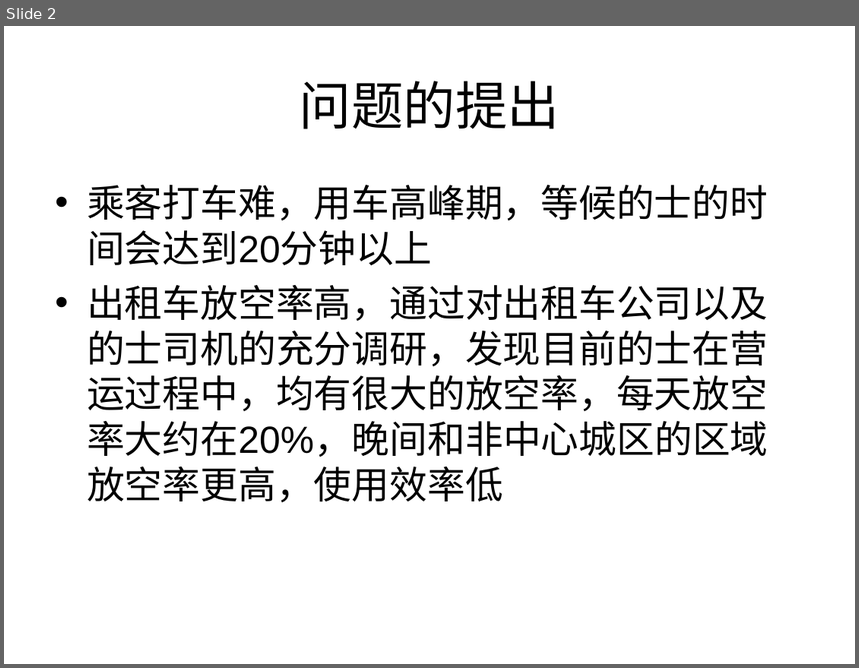
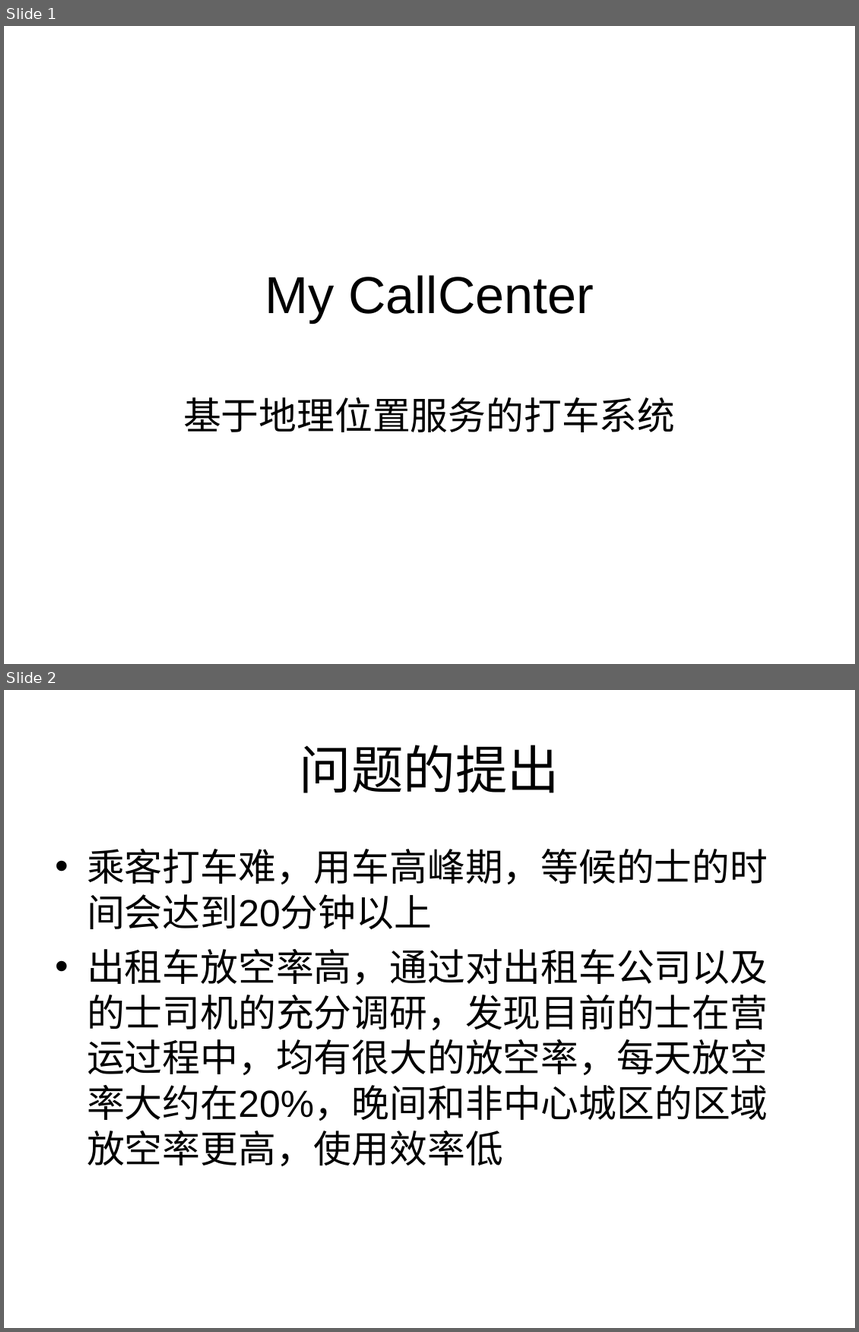
Before and after one commit to uwitec/icallcenter, a slide deck: callcenter/doc/商业计划书.ppt. Shown one above the other, each under a label of ours: slide 2 before the commit, slides 1 and 2 after it. The pictures are 859x668 and 859x1332 pixels, drawn with LibreOffice and Linux fonts; fonts in the diff are those of the drawing. Boxes give left, top, right and bottom in pixels: in the first picture for what was removed or moved away, otherwise in the second. Text is boxed around its words. In the diff, an @@ line names an element or a change of style, - is before the commit and + after.

```diff
--- a/callcenter/doc/商业计划书.ppt
+++ b/callcenter/doc/商业计划书.ppt
@@ slide 1 added at (4,26,855,664), background #FFFFFF @@
@@ title added at (265,275,594,322), 44 pt, text #000000 @@
+My CallCenter
@@ subtitle added at (183,398,675,433), 32 pt, text #000000 @@
+基于地理位置服务的打车系统
```
Also in this commit, not shown: 2 slides changed, 1 slide removed.
